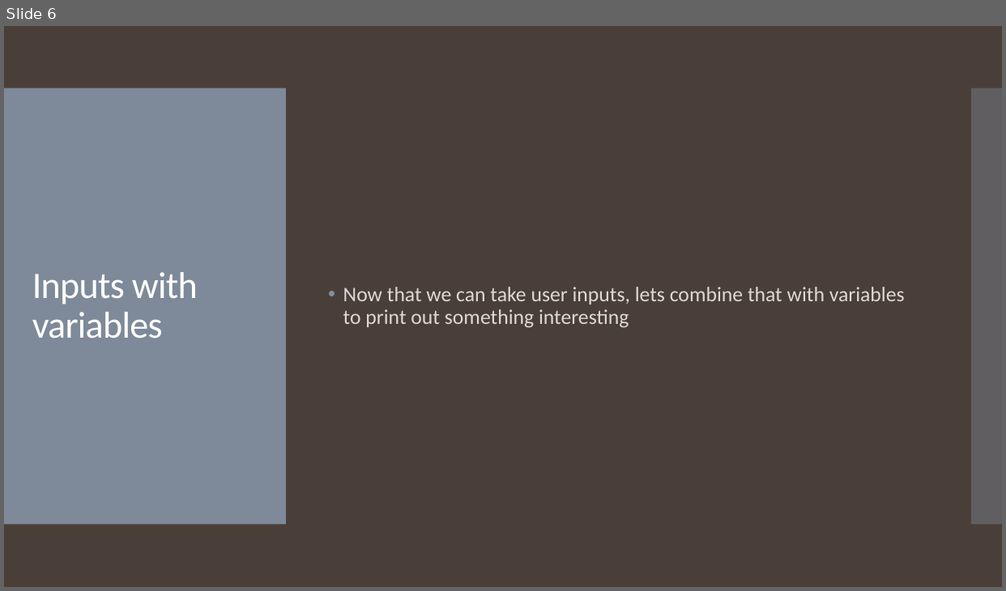
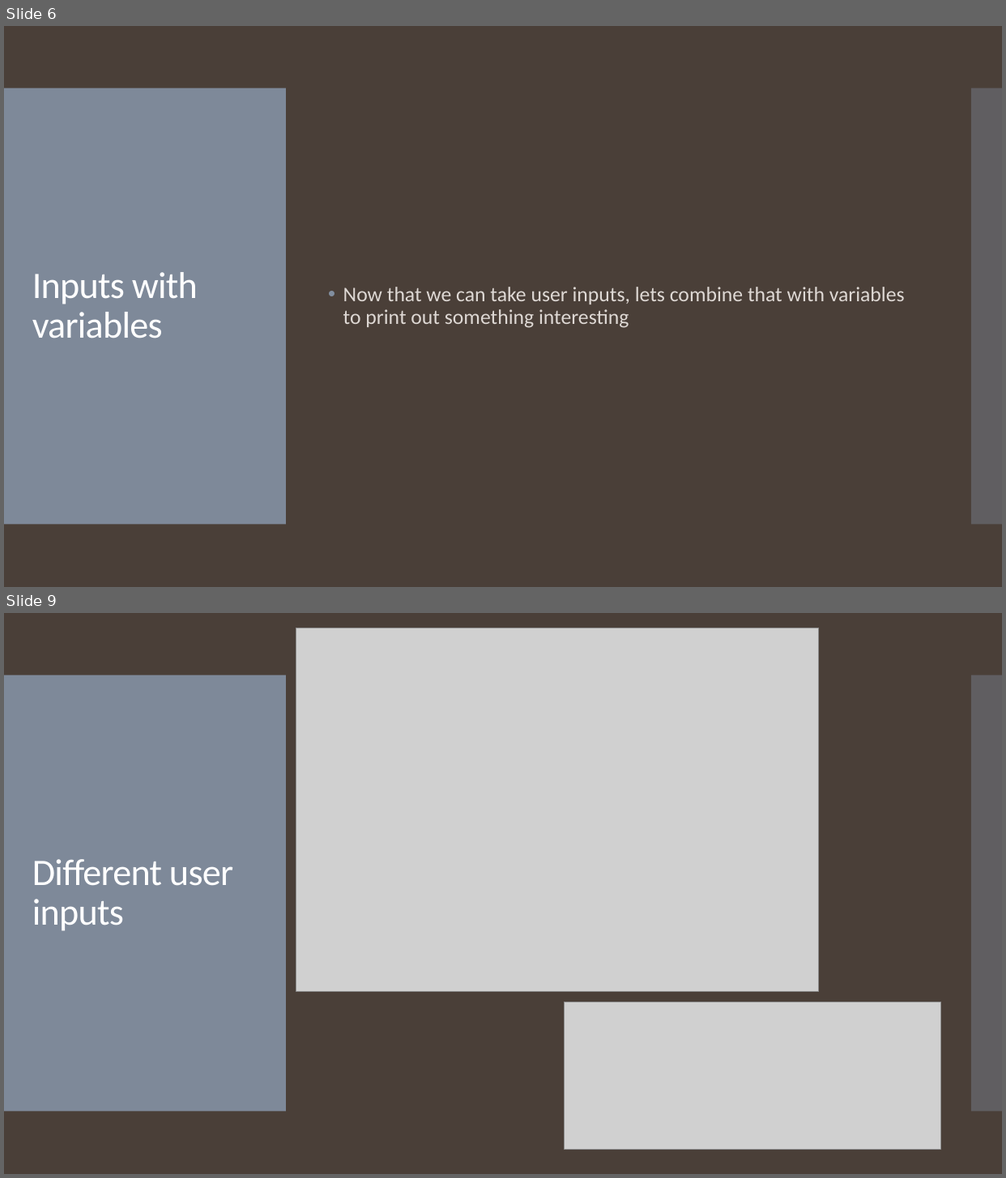
Before and after one commit to jonluu1/Java-Primer, a slide deck: Lesson 02/Lesson 02 - Inputs.pptx. Shown one above the other, each under a label of ours: slide 6 before the commit, slides 6 and 9 after it; the slides between them are not shown. The pictures are 1006x591 and 1006x1178 pixels, drawn with LibreOffice and Linux fonts; fonts in the diff are those of the drawing; grey boxes stand for pictures. Boxes give left, top, right and bottom in pixels: in the first picture for what was removed or moved away, otherwise in the second. Text is boxed around its words. In the diff, an @@ line names an element or a change of style, - is before the commit and + after.

Commit message:
inputs

```diff
--- a/Lesson 02/Lesson 02 - Inputs.pptx
+++ b/Lesson 02/Lesson 02 - Inputs.pptx
@@ slide 9 added at bbox=[4, 613, 1002, 1174], background #4A3F38; not listed: 2 template elements that a slide beside it also shows @@
@@ picture added at bbox=[296, 628, 819, 992] @@
@@ title added at bbox=[32, 859, 233, 931], 36 pt, text #FFFFFF @@
+Different user inputs
@@ picture added at bbox=[564, 1003, 940, 1150] @@
```
Also in this commit, not shown: 1 slide changed, 1 other slide added.
